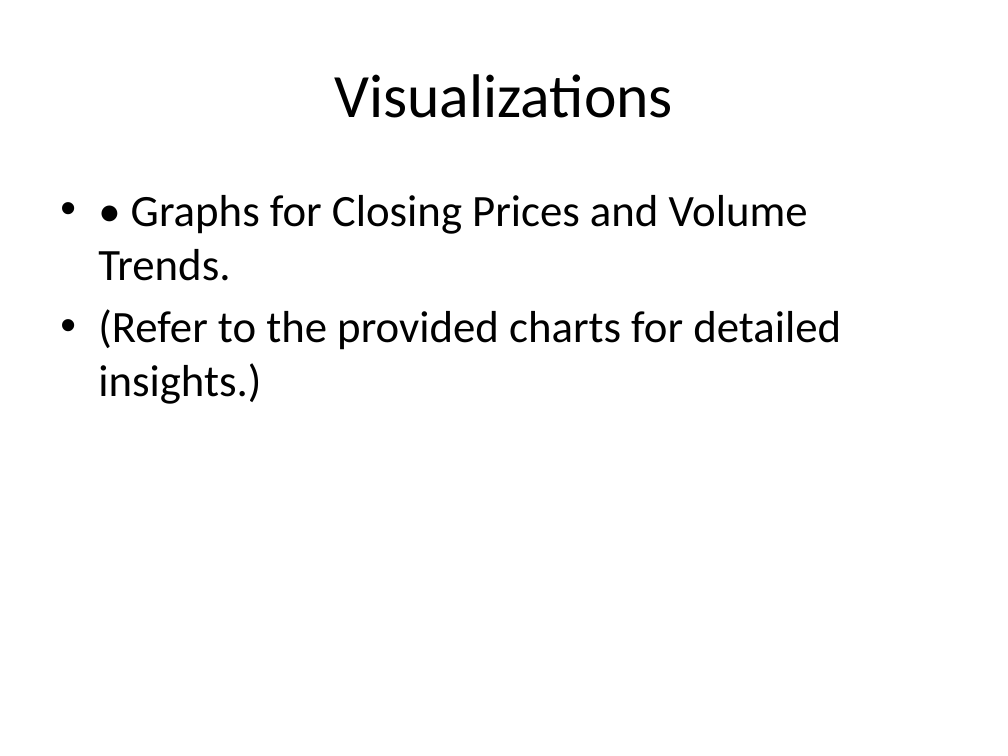
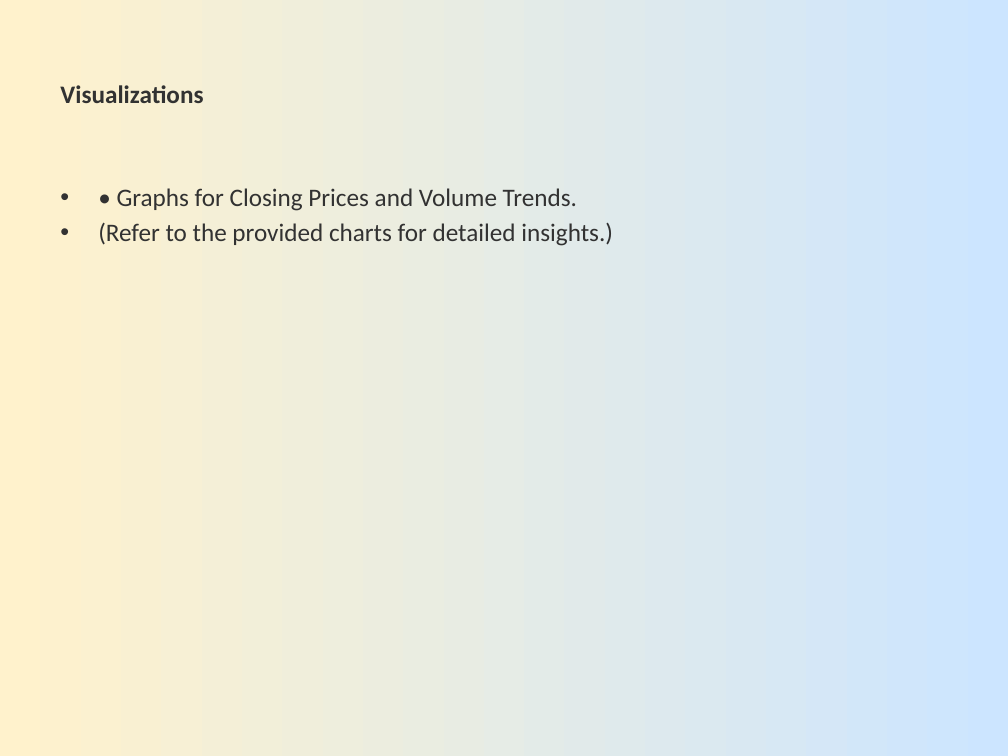
Before and after one commit to bhush55/Stock_market, a slide deck: slide 6 of Stock_Market_Analysis.pptx. Drawn at 1008x756 pixels with LibreOffice and Linux fonts; fonts in the diff are those of the drawing. Boxes give left, top, right and bottom in pixels: in the first picture for what was removed or moved away, otherwise in the second. Text is boxed around its words. In the diff, an @@ line names an element or a change of style, - is before the commit and + after.

```diff
--- a/Stock_Market_Analysis.pptx
+++ b/Stock_Market_Analysis.pptx
@@ background #FFFFFF to gradient #FFF2CC to #CCE5FF @@
@@ title "Visualizations" at [60, 85, 203, 103]: size 44 to 18 pt, text colour #000000 to #323232, bold on; alignment centre to left @@
@@ text "• Graphs for Closing Prices ..." at [98, 188, 613, 246]: size 32 to 18 pt, text colour #000000 to #323232; less space between paragraphs @@
```
Also in this commit, not shown: 5 other slides changed.
